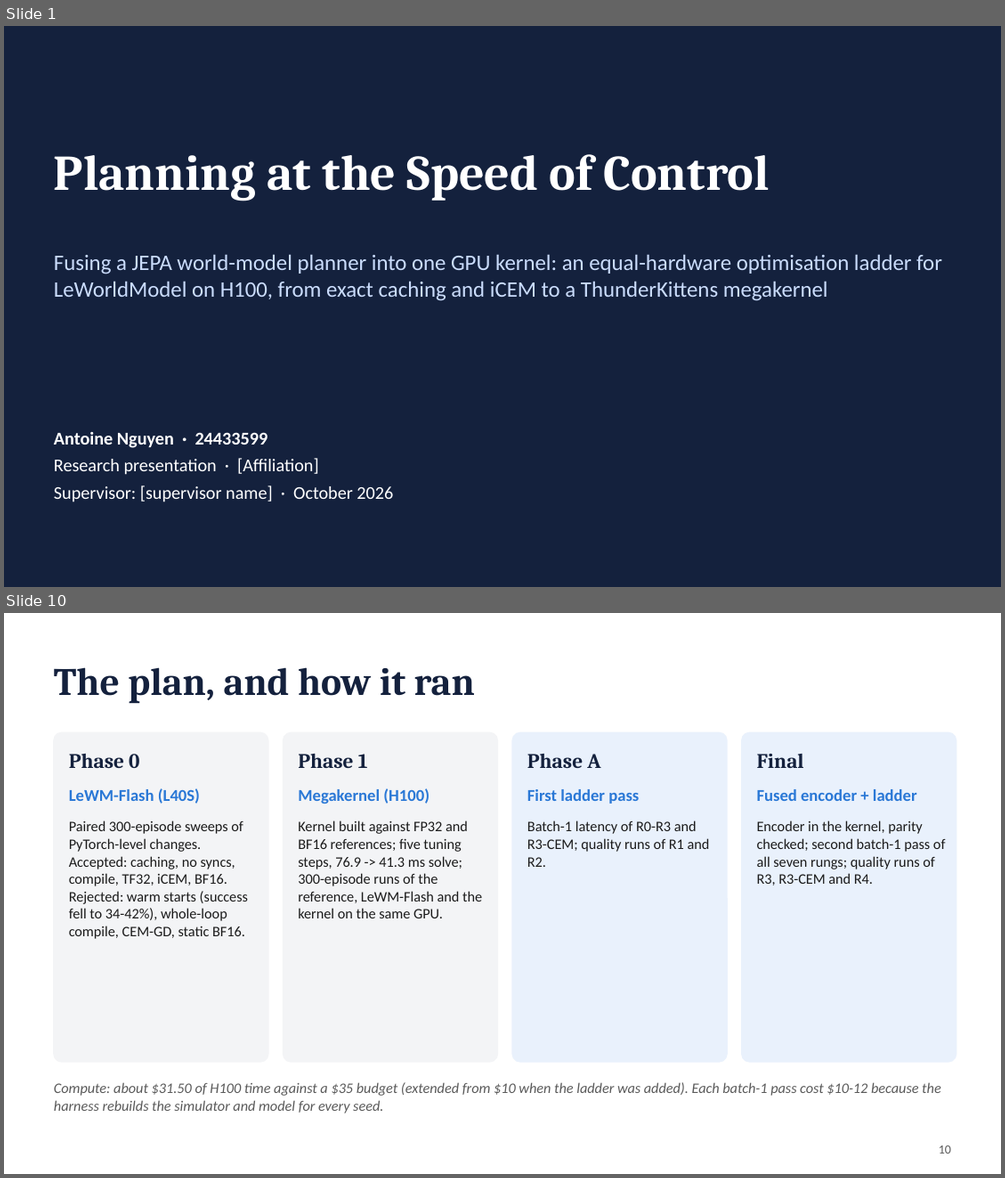
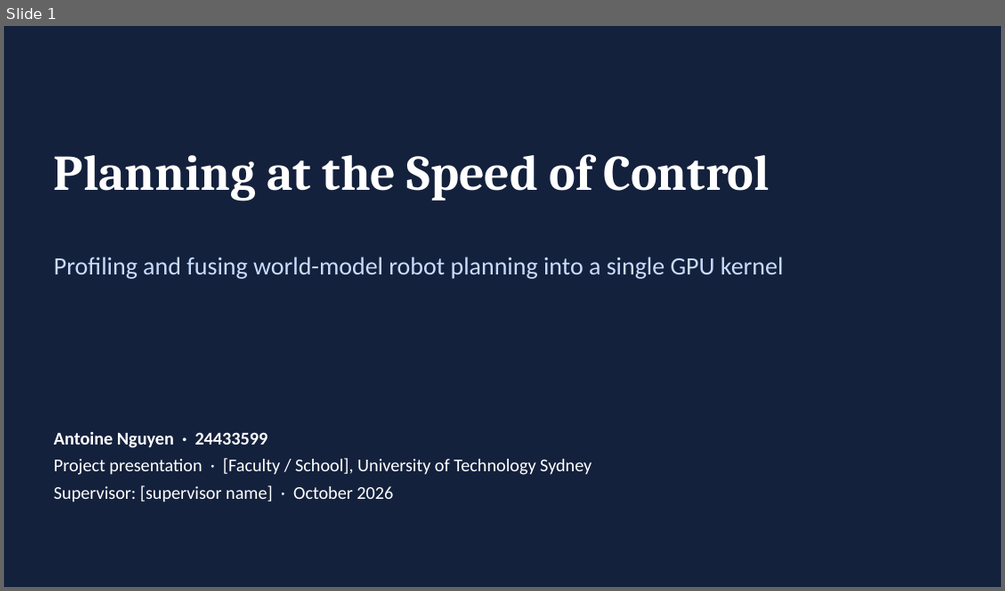
Before and after one commit to antoinenguyen27/lewm-flash, a slide deck: docs/paper/presentation.pptx. Shown one above the other, each under a label of ours: slides 1 and 10 before the commit, slide 1 after it; the slides between them are not shown. The pictures are 1005x1178 and 1005x591 pixels, drawn with LibreOffice and Linux fonts; fonts in the diff are those of the drawing. Boxes give left, top, right and bottom in pixels: in the first picture for what was removed or moved away, otherwise in the second. Text is boxed around its words. In the diff, an @@ line names an element or a change of style, - is before the commit and + after.

```diff
--- a/docs/paper/presentation.pptx
+++ b/docs/paper/presentation.pptx
@@ slide 10 removed at bbox=[4, 613, 1001, 1174], background #FFFFFF @@
@@ text removed at bbox=[54, 667, 475, 704] @@
-The plan, and how it ran
@@ rounded rectangle removed at bbox=[54, 732, 268, 1062] @@
@@ rounded rectangle removed at bbox=[283, 732, 497, 1062] @@
@@ rounded rectangle removed at bbox=[512, 732, 727, 1062] @@
@@ rounded rectangle removed at bbox=[742, 732, 956, 1062] @@
@@ text removed at bbox=[69, 754, 139, 768] @@
-Phase 0
@@ text removed at bbox=[298, 754, 368, 768] @@
-Phase 1
@@ text removed at bbox=[527, 754, 600, 768] @@
-Phase A
@@ text removed at bbox=[757, 754, 804, 768] @@
-Final
@@ text removed at bbox=[69, 788, 200, 803] @@
-LeWM-Flash (L40S)
@@ text removed at bbox=[298, 788, 429, 803] @@
-Megakernel (H100)
@@ text removed at bbox=[527, 789, 639, 803] @@
-First ladder pass
@@ text removed at bbox=[757, 789, 917, 801] @@
-Fused encoder + ladder
@@ text removed at bbox=[69, 820, 248, 939] @@
-Paired 300-episode sweeps of PyTorch-level changes. Accepted: caching, no syncs, compile, TF32, iCEM, BF16. Rejected: warm starts (success fell to 34-42%), whole-loop compile, CEM-GD, static BF16.
@@ text removed at bbox=[298, 820, 482, 918] @@
-Kernel built against FP32 and BF16 references; five tuning steps, 76.9 -> 41.3 ms solve; 300-episode runs of the reference, LeWM-Flash and the kernel on the same GPU.
@@ text removed at bbox=[527, 820, 710, 867] @@
-Batch-1 latency of R0-R3 and R3-CEM; quality runs of R1 and R2.
@@ text removed at bbox=[757, 820, 946, 885] @@
-Encoder in the kernel, parity checked; second batch-1 pass of all seven rungs; quality runs of R3, R3-CEM and R4.
@@ text removed at bbox=[54, 1082, 941, 1113] @@
-Compute: about $31.50 of H100 time against a $35 budget (extended from $10 when the ladder was added). Each batch-1 pass cost $10-12 because the harness rebuilds the simulator and model for every seed.
@@ text removed at bbox=[938, 1145, 951, 1153] @@
-10
@@ slide 1 changed as well @@
@@ text at bbox=[54, 257, 784, 279]: text changed; size 16 to 18 pt @@
-Fusing a JEPA world-model planner into one GPU kernel: an equal-hardware optimisation ladder for LeWorldModel on H100, from exact caching and iCEM to a ThunderKittens megakernel
+Profiling and fusing world-model robot planning into a single GPU kernel
@@ text at bbox=[54, 458, 591, 475]: text changed @@
-Research presentation · [Affiliation]
+Project presentation · [Faculty / School], University of Technology Sydney
```
Also in this commit, not shown: 6 other slides changed, 7 slides added, 9 other slides removed, 33 other files.
